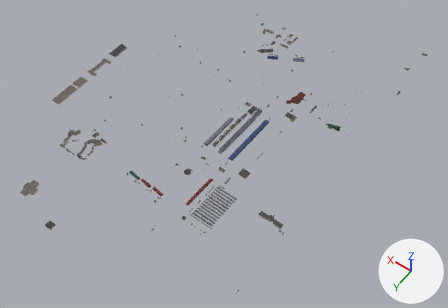
One commit to the glTF model fun-racer/assets/tracks/bahrain/scenery.glb: the scene before it, then after it.
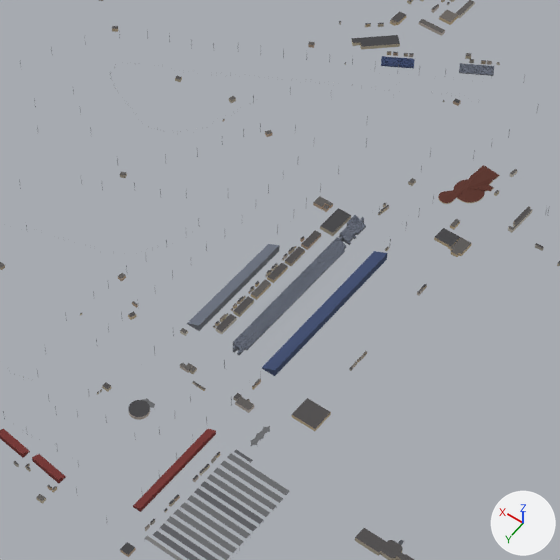
The first picture shows the older version from a camera (50 mm lens) standing at (-1206.0, 1555.0, 2675.0) and looking at (77.0, -241.0, -148.0). The close-ups show the older and then the newer version on the part from 32% to 73% of the width and 12% to 72% of the height of that picture. Only the edits that show in the close-ups are written down. Lighting does not change. The marker at lower right points along +X, +Y and +Z. Vertices at exactly the same position are counted once.

Names of what the first close-up shows: 'chunk_12_13', 'chunk_13_13', 'chunk_13_14', 'chunk_13_15', 'chunk_14_13', 'chunk_14_14', 'chunk_14_15', 'chunk_14_16' and 3 more.
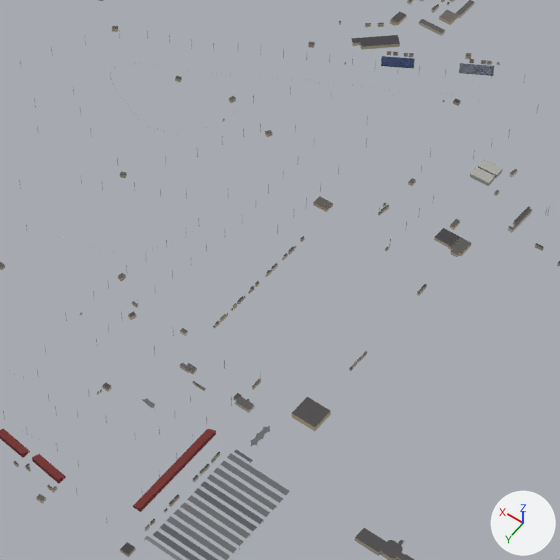
Boxes [x1, y1, x2, y2] around the edits, measured in the close-ups (560 x 560 px; the box of a moved part takes in the faces that stretch with it):
'chunk_14_15', reshaped (38% shorter)
    before: [197, 79, 431, 355]
    after: [197, 79, 431, 249]
'chunk_13_14', reshaped (13% narrower, 51% shorter)
    before: [231, 251, 388, 447]
    after: [231, 351, 367, 447]
'chunk_14_14', reshaped
    before: [65, 189, 305, 391]
    after: [65, 189, 295, 391]
part 1 of me_chunk_13_14, deleted
    before: [262, 251, 388, 376]
part 2 of me_chunk_13_14, moved or reshaped
    before: [292, 398, 331, 431]
    after: [292, 397, 331, 431]
part 3 of me_chunk_13_15, deleted
    before: [438, 165, 500, 204]
part 4 of me_chunk_13_15, added
    after: [470, 160, 503, 186]
part 5 of me_chunk_14_14, deleted
    before: [187, 244, 305, 334]
part 6 of me_chunk_14_15, deleted
    before: [233, 215, 366, 355]
part 7 of me_chunk_14_15, deleted
    before: [301, 230, 321, 250]
part 8 of me_chunk_14_15, deleted
    before: [320, 208, 351, 236]

The change, as a list of edits to the scene's bpy script:
```text
Add mat_concrete:
    mat_concrete = bpy.data.materials.new('concrete')
    # nodes: BsdfPrincipled, Mix, OutputMaterial, VertexColor
    # colours: light grey #d4d3ce, mixed with the vertex colours
Change me_chunk_13_14:
    used by ob_chunk_13_14; location = (0.0, 0.0, 0.0)
    verts and faces of me_chunk_13_14; kept vertices keep their numbers, new ones are numbered from 526
    before: 18 (-128.0, -80.0, 2.0) at pixel (291, 414), 19 (-130.0, -126.0, 2.0) at pixel (307, 397), 21 (-181.0, -124.0, 2.0) at pixel (330, 412), 23 (-179.0, -78.0, 2.0) at pixel (315, 428)
    remove me_chunk_13_14.from_pydata(...)  # 526 vertices, 738 faces; spans x -181.0..-24.0, y -485.0..17.0, z -5.0..24.0
    add me_chunk_13_14.from_pydata(...)  # 314 vertices, 456 faces; spans x -181.0..-24.0, y -275.0..17.0, z -5.0..24.0
    me_chunk_13_14 part 1: the loose piece of 212 vertices spanning x -66.0..-24.0, y -485.0..-135.0, z -4.0..14.0 is deleted
    me_chunk_13_14 part 2
    add for i in [18, 19, 21, 23]: verts[i] += (0.0, 0.0, 4.0)
    remove me_chunk_13_14.materials.append(mat_stand_seats)
    remove me_chunk_13_14.materials.append(mat_stand_structure)
Change me_chunk_13_15:
    used by ob_chunk_13_15; location = (0.0, 0.0, 0.0)
    remove me_chunk_13_15.from_pydata(...)  # 823 vertices, 1077 faces; spans x -420.0..-40.0, y -804.0..-443.0, z -5.0..27.0
    add me_chunk_13_15.from_pydata(...)  # 690 vertices, 875 faces; spans x -420.0..-40.0, y -804.0..-443.0, z -5.0..27.0
    me_chunk_13_15 part 3: the loose piece of 149 vertices spanning x -135.0..-59.0, y -795.0..-666.0, z -3.0..5.0 is deleted
    me_chunk_13_15 part 4: 16 vertices added at x -127.0..-83.0, y -800.0..-752.0, z 0.0..10.0
    add me_chunk_13_15.materials.append(mat_concrete)
Change me_chunk_14_14:
    used by ob_chunk_14_14; location = (0.0, 0.0, 0.0)
    remove me_chunk_14_14.from_pydata(...)  # 900 vertices, 1022 faces; spans x 24.0..397.0, y -407.0..0.0, z -3.0..33.0
    add me_chunk_14_14.from_pydata(...)  # 660 vertices, 706 faces; spans x 24.0..397.0, y -399.0..0.0, z -3.0..33.0
    me_chunk_14_14 part 5: 6 loose pieces with 240 vertices, spanning x 68.0..143.0, y -407.0..-137.0, z -2.0..18.0, are deleted
    other edits to the shape of me_chunk_14_14 do not show in these pictures
    remove me_chunk_14_14.materials.append(mat_stand_seats)
    remove me_chunk_14_14.materials.append(mat_stand_structure)
Change me_chunk_14_15:
    used by ob_chunk_14_15; location = (0.0, 0.0, 0.0)
    remove me_chunk_14_15.from_pydata(...)  # 1254 vertices, 1410 faces; spans x -5.0..400.0, y -797.0..-136.0, z -4.0..36.0
    add me_chunk_14_15.from_pydata(...)  # 698 vertices, 656 faces; spans x -5.0..400.0, y -797.0..-402.0, z -2.0..35.0
    me_chunk_14_15 part 6: the loose piece of 540 vertices spanning x 9.0..46.0, y -538.0..-136.0, z -4.0..14.0 is deleted
    me_chunk_14_15 part 7: the loose piece of 8 vertices spanning x 66.0..82.0, y -459.0..-415.0, z -2.0..6.0 is deleted
    me_chunk_14_15 part 8: the loose piece of 8 vertices spanning x 47.0..79.0, y -532.0..-472.0, z -4.0..6.0 is deleted
    other edits to the shape of me_chunk_14_15 do not show in these pictures
    remove me_chunk_14_15.materials.append(mat_stand_seats)
    remove me_chunk_14_15.materials.append(mat_stand_structure)
```
